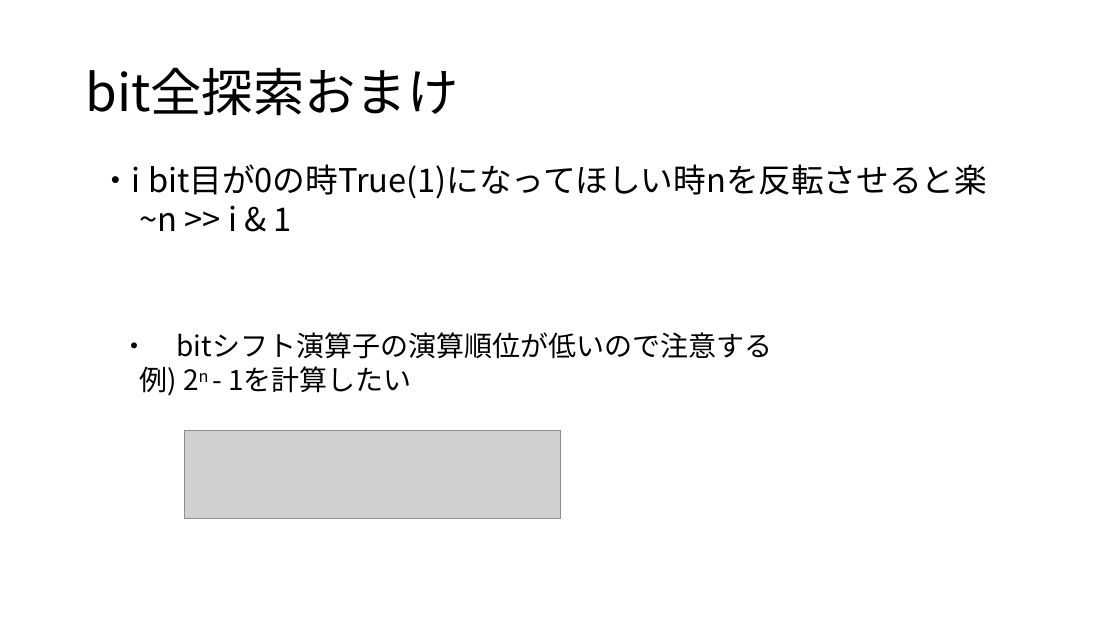
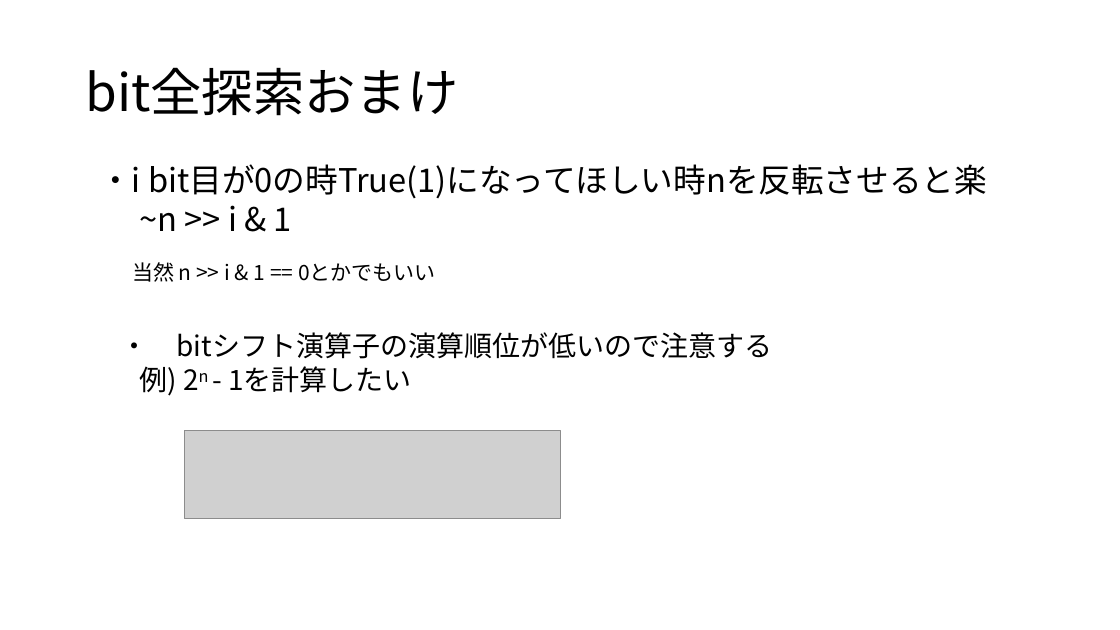
Before and after one commit to triC-tmu/workshop_2024, a slide deck: slide 11 of 20240331_bit全探索_bitDP/bit全探索_bitDP.pptx. Drawn at 1120x630 pixels with LibreOffice and Linux fonts; fonts in the diff are those of the drawing; grey boxes stand for pictures. Boxes give left, top, right and bottom in pixels: in the first picture for what was removed or moved away, otherwise in the second. Text is boxed around its words. In the diff, an @@ line names an element or a change of style, - is before the commit and + after.

```diff
--- a/20240331_bit全探索_bitDP/bit全探索_bitDP.pptx
+++ b/20240331_bit全探索_bitDP/bit全探索_bitDP.pptx
@@ text added at (132, 262, 435, 282), 18 pt, text #000000 @@
+当然 n >> i & 1 == 0とかでもいい
```
Also in this commit, not shown: 4 other slides changed, 1 slide added, 1 slide removed, 2 other files.
